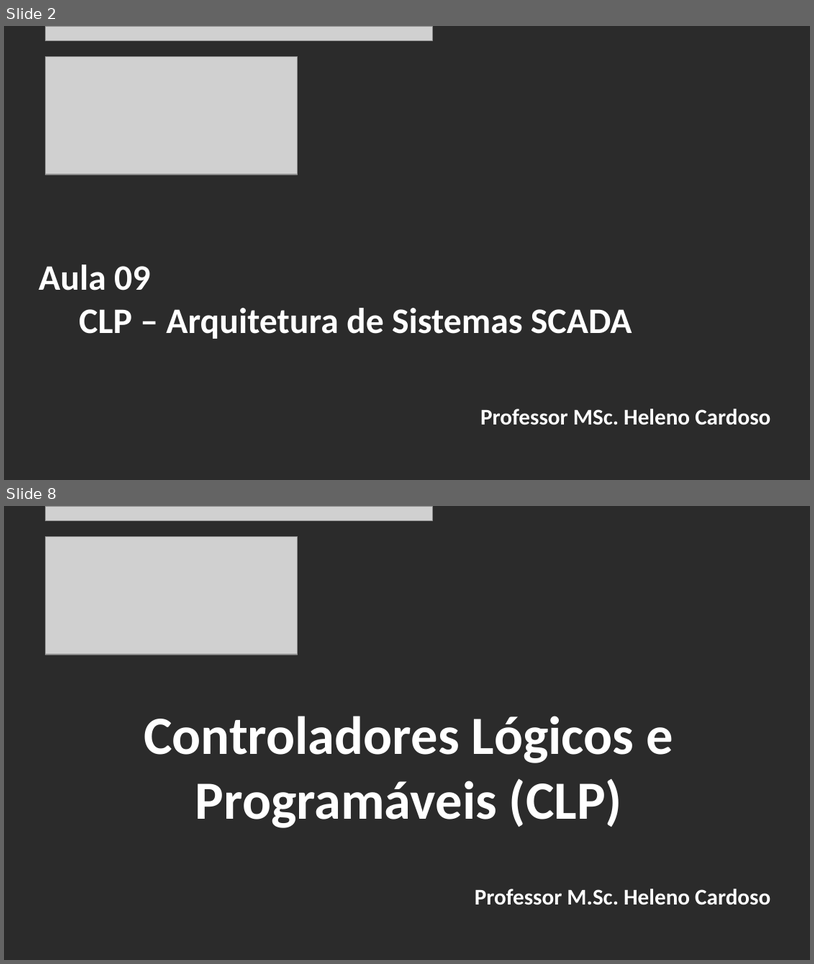
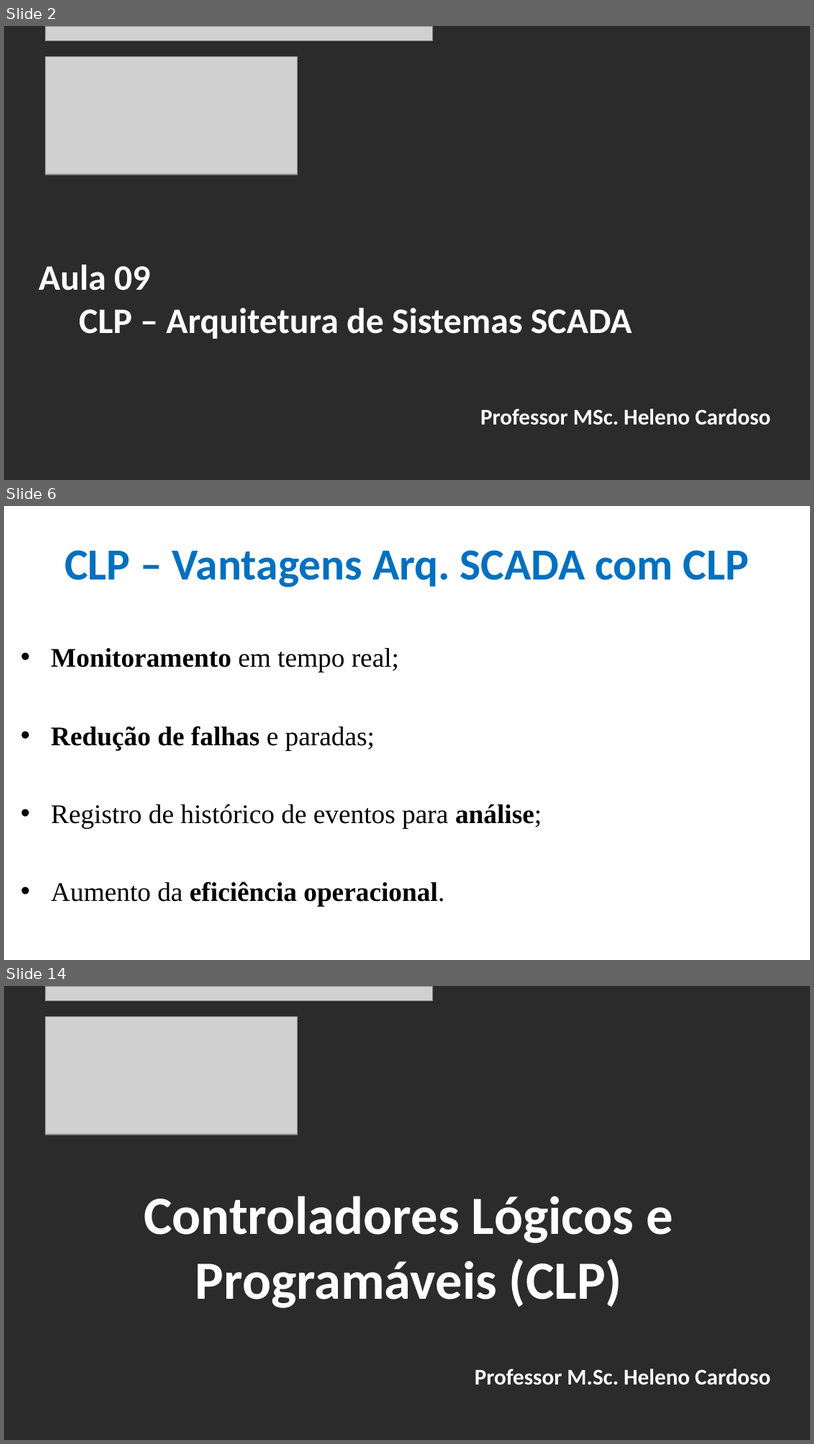
Before and after one commit to CloudEducationBrazil/WydenUniRuyControladoresLogicosProgCLP, a slide deck: 01 Classes/Aula9 - CLP - Arquitetura de Sistemas SCADA.pptx. Shown one above the other, each under a label of ours: slides 2 and 8 before the commit, slides 2, 6 and 14 after it; the slides between them are not shown. The pictures are 814x964 and 814x1444 pixels, drawn with LibreOffice and Linux fonts; fonts in the diff are those of the drawing; grey boxes stand for pictures; background and template pictures are left out; a plain dark background stands for a picture behind light text. Boxes give left, top, right and bottom in pixels: in the first picture for what was removed or moved away, otherwise in the second. Text is boxed around its words. In the diff, an @@ line names an element or a change of style, - is before the commit and + after.

```diff
--- a/01 Classes/Aula9 - CLP - Arquitetura de Sistemas SCADA.pptx
+++ b/01 Classes/Aula9 - CLP - Arquitetura de Sistemas SCADA.pptx
@@ slide 6 added at [4, 506, 810, 960], background picture (left out) @@
@@ title added at [64, 550, 749, 587], 39.6 pt, text #0070C0, bold @@
+CLP – Vantagens Arq. SCADA com CLP
@@ text added at [51, 648, 542, 906], 24 pt, text #000000 @@
+• Monitoramento em tempo real;
+• Redução de falhas e paradas;
+• Registro de histórico de eventos para análise;
+• Aumento da eficiência operacional.
@@ what was slide 8 is now slide 14 @@
```
Also in this commit, not shown: 5 slides changed, 5 other slides added.
